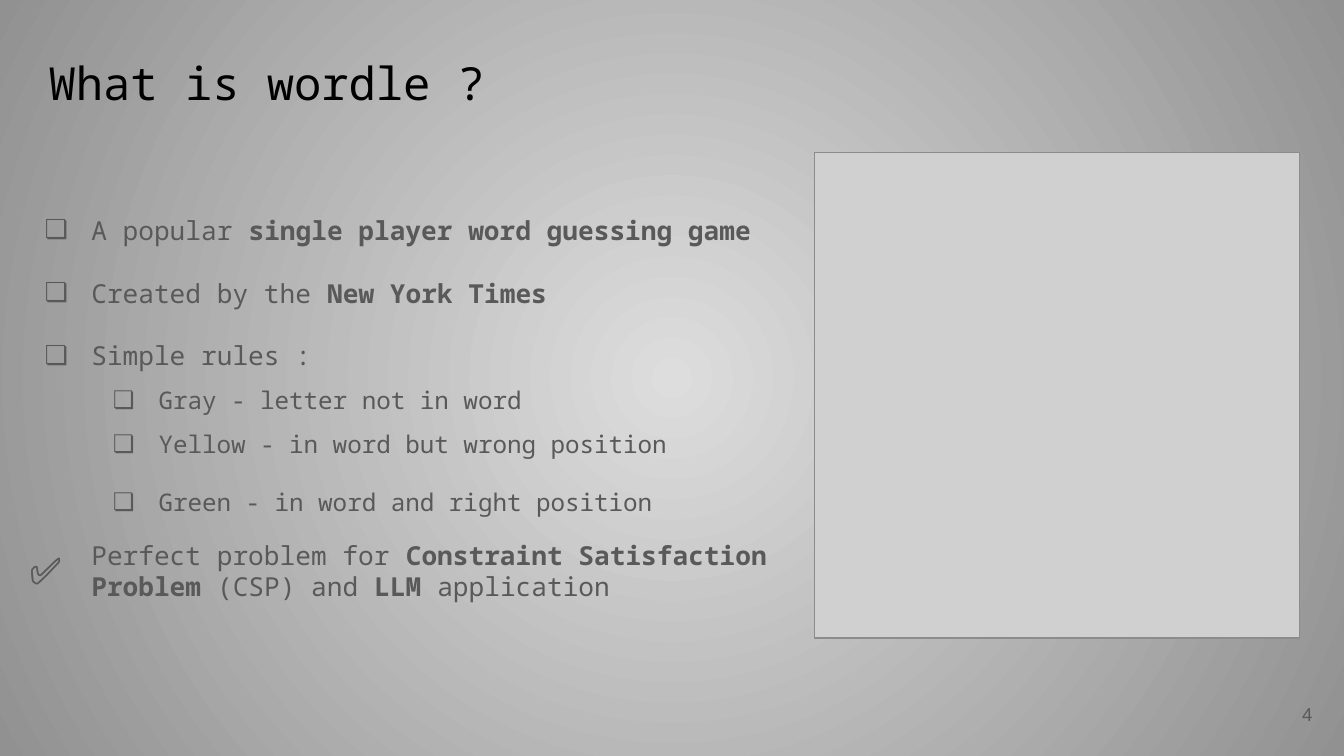
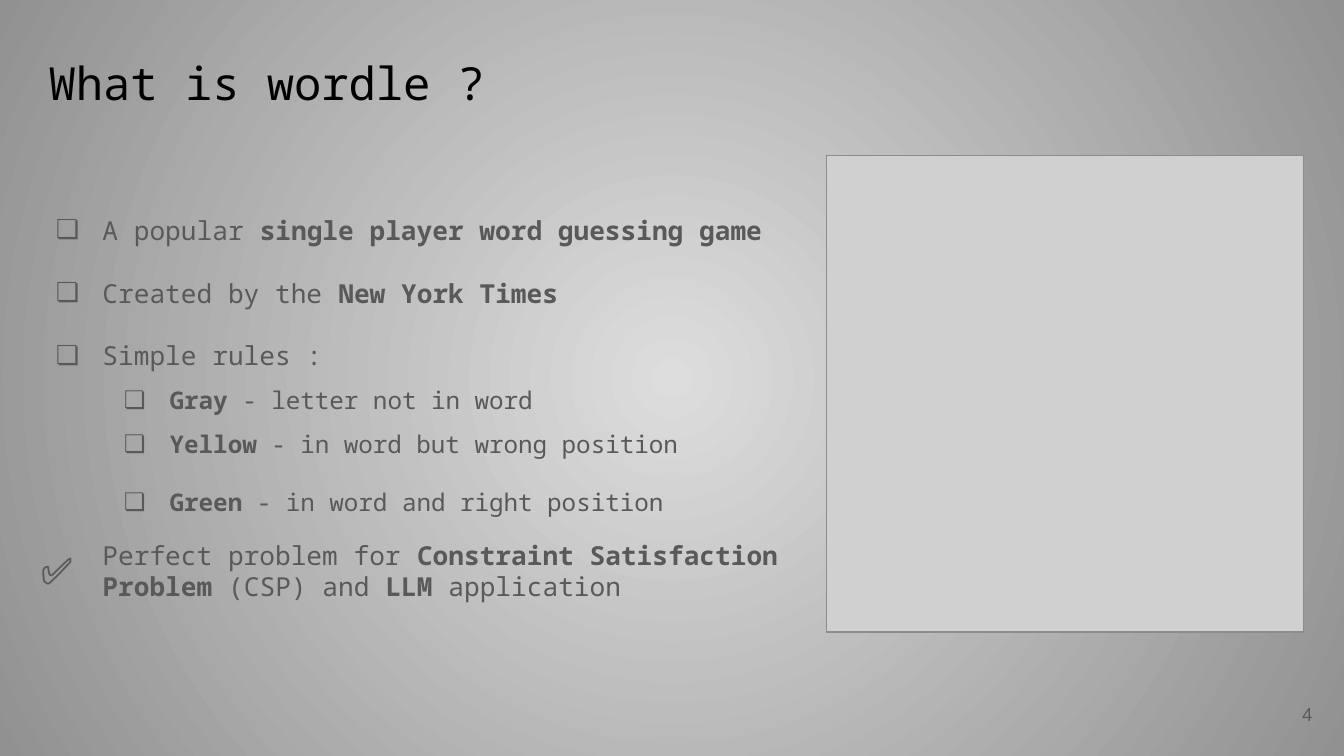
Before and after one commit to ousticrame/Quoridor, a slide deck: slide 4 of CSP-Wordle-Solver/slides/Slides - CSP Wordle Solver.pptx. Drawn at 1344x756 pixels with LibreOffice and Linux fonts; fonts in the diff are those of the drawing; grey boxes stand for pictures. Boxes give left, top, right and bottom in pixels: in the first picture for what was removed or moved away, otherwise in the second. Text is boxed around its words. In the diff, an @@ line names an element or a change of style, - is before the commit and + after.

```diff
--- a/CSP-Wordle-Solver/slides/Slides - CSP Wordle Solver.pptx
+++ b/CSP-Wordle-Solver/slides/Slides - CSP Wordle Solver.pptx
@@ text "A popular single player word ...": place and size @@
-text "A popular single player word ..." at <box>91,220,766,602</box>
+text "A popular single player word ..." at <box>102,220,778,602</box>
@@ picture: place and size @@
-picture at <box>814,153,1300,638</box>
+picture at <box>827,156,1304,633</box>
@@ text at <box>170,390,678,517</box>: bold on in "Gray", "Yellow", "Green" @@
@@ text "✅": place and size @@
-text "✅" at <box>16,534,58,599</box>
+text "✅" at <box>27,534,69,599</box>
```
Also in this commit, not shown: 7 other slides changed, 3 other files.
